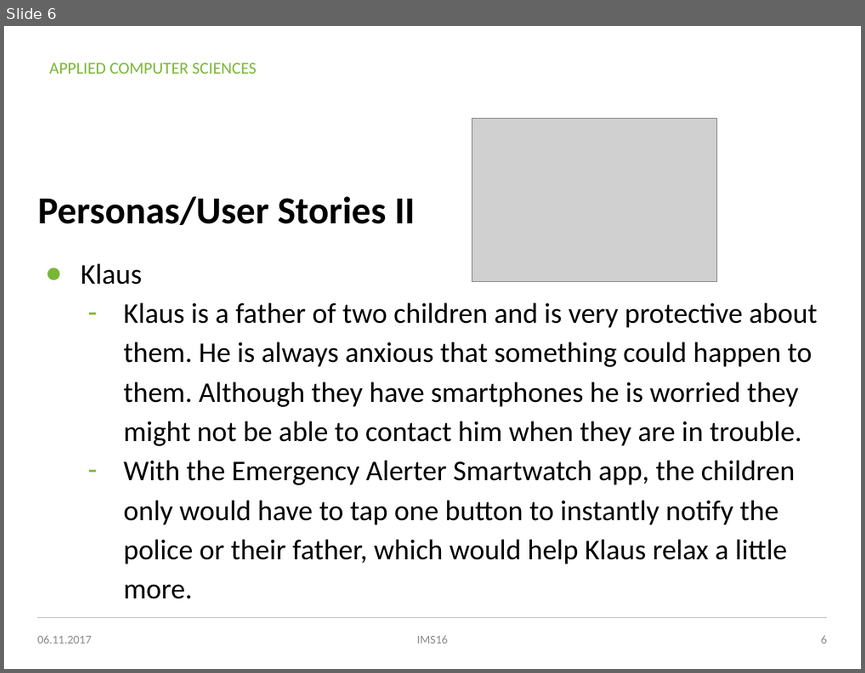
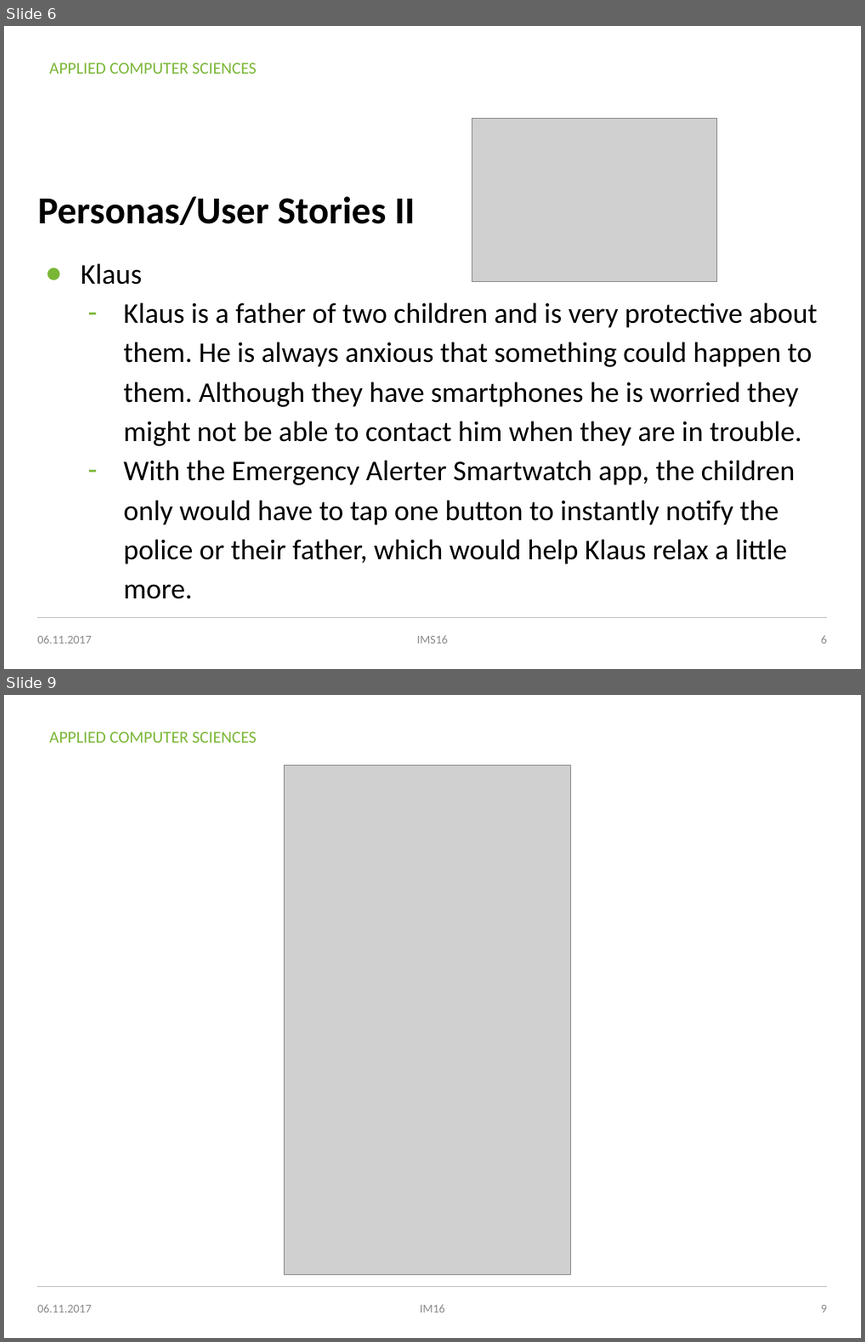
Before and after one commit to MICSTI/emergency-alerter-ios, a slide deck: presentations/01_idea_emergency_alerter.pptx. Shown one above the other, each under a label of ours: slide 6 before the commit, slides 6 and 9 after it; the slides between them are not shown. The pictures are 865x673 and 865x1342 pixels, drawn with LibreOffice and Linux fonts; fonts in the diff are those of the drawing; grey boxes stand for pictures; background and template pictures are left out. Boxes give left, top, right and bottom in pixels: in the first picture for what was removed or moved away, otherwise in the second. Text is boxed around its words. In the diff, an @@ line names an element or a change of style, - is before the commit and + after.

```diff
--- a/presentations/01_idea_emergency_alerter.pptx
+++ b/presentations/01_idea_emergency_alerter.pptx
@@ slide 9 added at (x1=4, y1=695, x2=861, y2=1338), background #FFFFFF; not listed: 2 template elements that a slide beside it also shows @@
@@ picture added at (x1=284, y1=766, x2=570, y2=1274) @@
@@ text added at (x1=37, y1=1304, x2=92, y2=1312), 10 pt, text #888888 @@
+06.11.2017
@@ text added at (x1=420, y1=1304, x2=445, y2=1312), 10 pt, text #888888 @@
+IM16
@@ page number added at (x1=821, y1=1304, x2=827, y2=1312), 10 pt, text #888888 @@
+9
```
Also in this commit, not shown: 3 slides changed, 1 other slide added.
